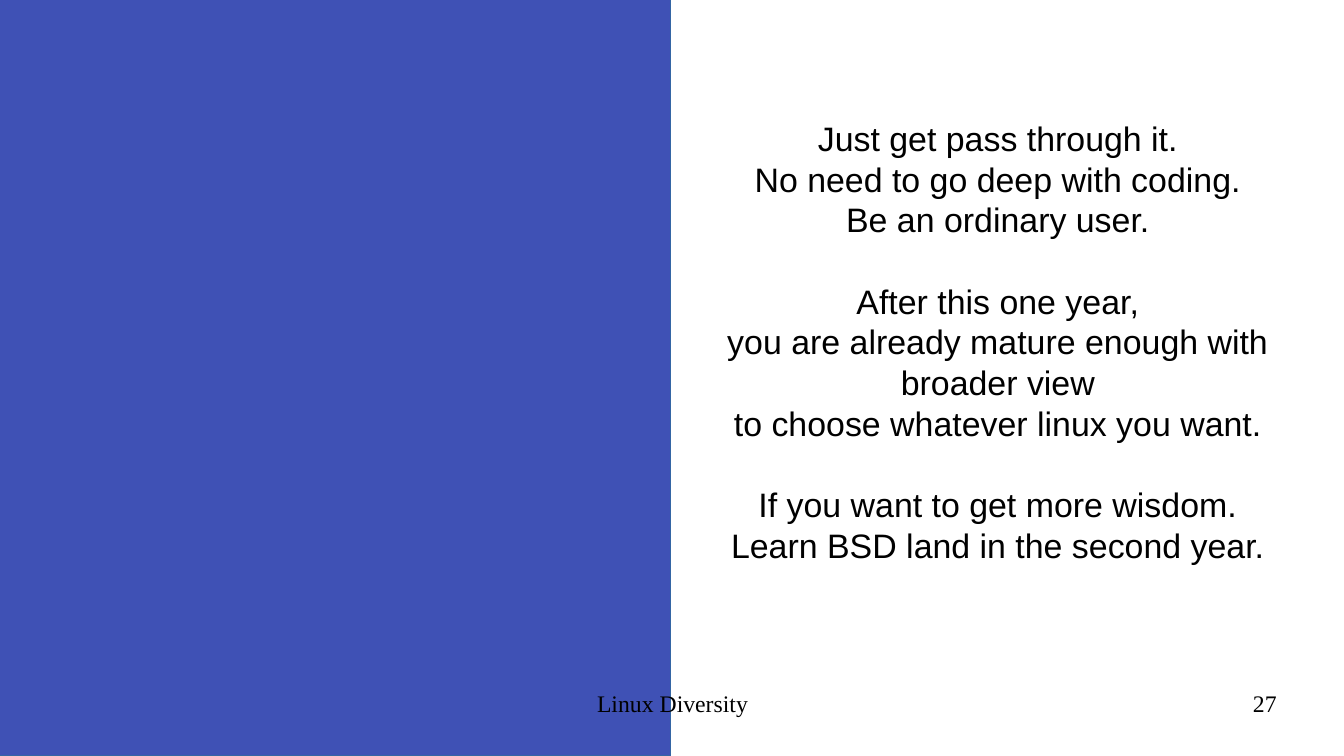
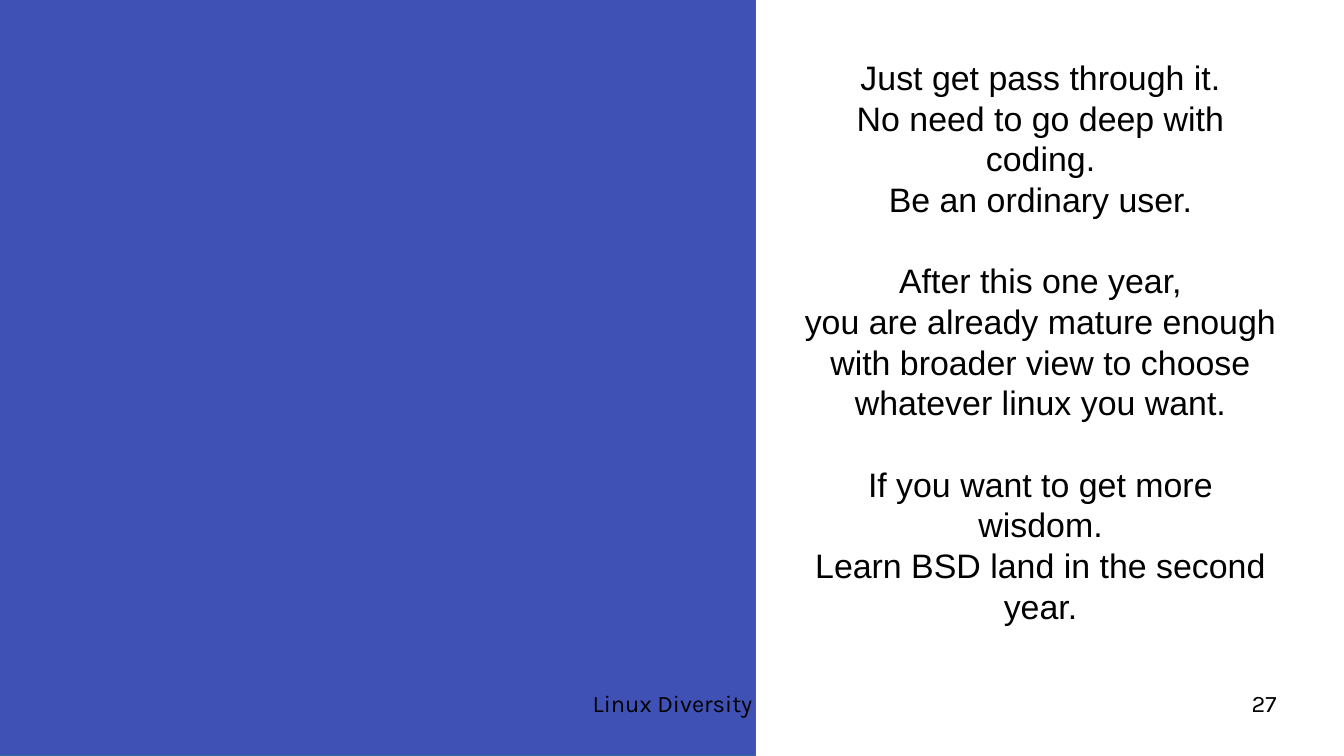
Before and after one commit to epsi-rns/epsi-rns.github.io, a slide deck: slide 27 of assets/posts/system/2020/02/presentation-linux-diversity.odp. Drawn at 1344x756 pixels with LibreOffice and Linux fonts; fonts in the diff are those of the drawing; background and template pictures are left out. Boxes give left, top, right and bottom in pixels: in the first picture for what was removed or moved away, otherwise in the second. Text is boxed around its words. In the diff, an @@ line names an element or a change of style, - is before the commit and + after.

Commit message:
presentation: Linux Diversity: PDF Version

```diff
--- a/assets/posts/system/2020/02/presentation-linux-diversity.odp
+++ b/assets/posts/system/2020/02/presentation-linux-diversity.odp
@@ rectangle: place and size @@
-rectangle at <box>0,0,671,756</box>
+rectangle at <box>0,0,756,756</box>
@@ subtitle "Just get pass through it.": place and size @@
-subtitle "Just get pass through it." at <box>727,126,1268,564</box>
+subtitle "Just get pass through it." at <box>805,65,1276,625</box>
@@ subtitle at <box>805,309,1276,422</box>: spaces changed @@
-you are already mature enough with broader view
-to choose whatever linux you want.
+you are already mature enough
+with broader view to choose whatever linux you want.
@@ text "Linux Diversity" at <box>593,695,752,718</box>: font Times New Roman to Karla @@
@@ page number at <box>1252,697,1277,712</box>: font Times New Roman to Karla @@
```
Also in this commit, not shown: 14 other slides changed, 1 other file.
